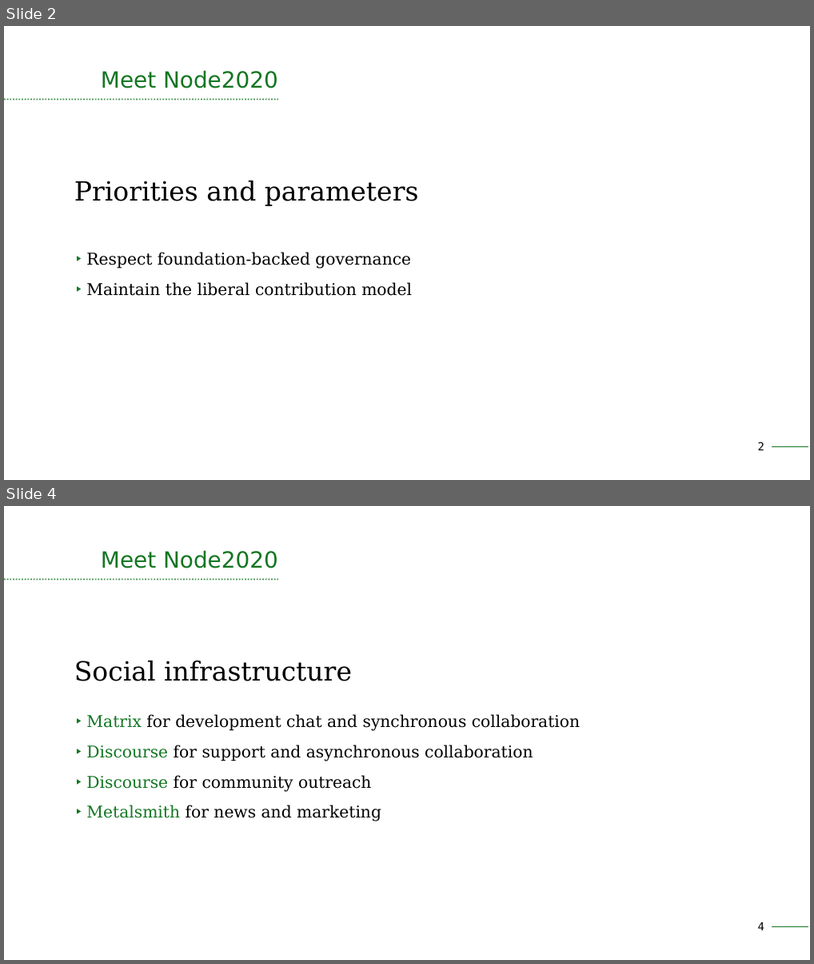
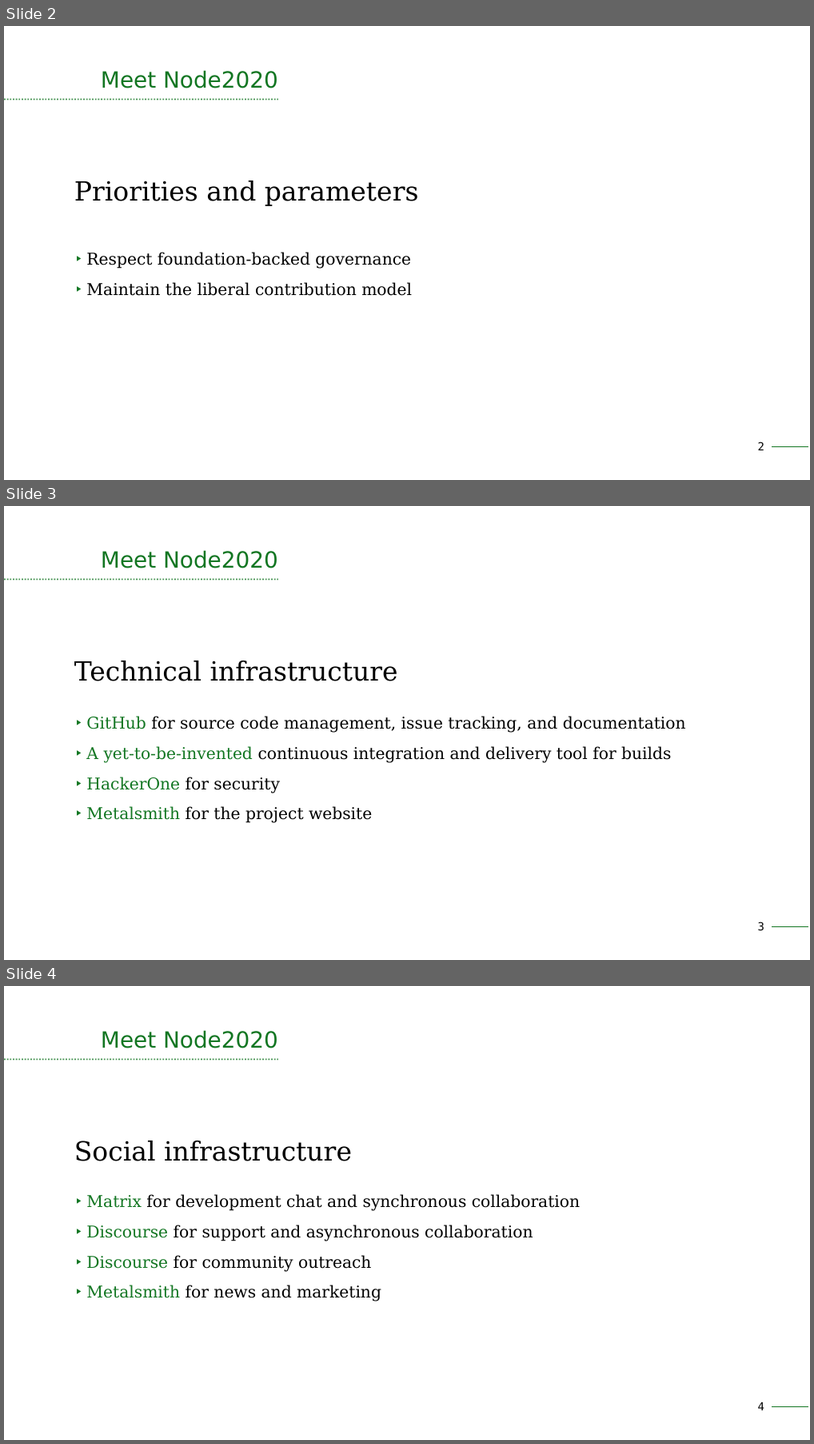
Before and after one commit to devinstewart/osi-class-notes, a slide deck: week4.odp. Shown one above the other, each under a label of ours: slides 2 and 4 before the commit, slides 2, 3 and 4 after it; the slides between them are not shown. The pictures are 814x964 and 814x1444 pixels, drawn with LibreOffice and Linux fonts; fonts in the diff are those of the drawing. Boxes give left, top, right and bottom in pixels: in the first picture for what was removed or moved away, otherwise in the second. Text is boxed around its words. In the diff, an @@ line names an element or a change of style, - is before the commit and + after.

```diff
--- a/week4.odp
+++ b/week4.odp
@@ slide 3 added at box(4, 506, 810, 960), background #FFFFFF; not listed: 1 template element that a slide beside it also shows @@
@@ title added at box(101, 550, 278, 568), 22 pt, text #127622 @@
+Meet Node2020
@@ line added from (4, 579) to (278, 579), #127622 1.45 pt dashed @@
@@ text added at box(74, 660, 398, 681), 26 pt, text #000000 @@
+Technical infrastructure
@@ text added at box(86, 716, 686, 823), 16 pt, text #000000 @@
+▶ GitHub for source code management, issue tracking, and documentation
+▶ A yet-to-be-invented continuous integration and delivery tool for builds
+▶ HackerOne for security
+▶ Metalsmith for the project website
@@ page number added at box(758, 921, 765, 931), 11 pt, text #000000 @@
+3
```
Also in this commit, not shown: 1 slide removed, 1 other file.
